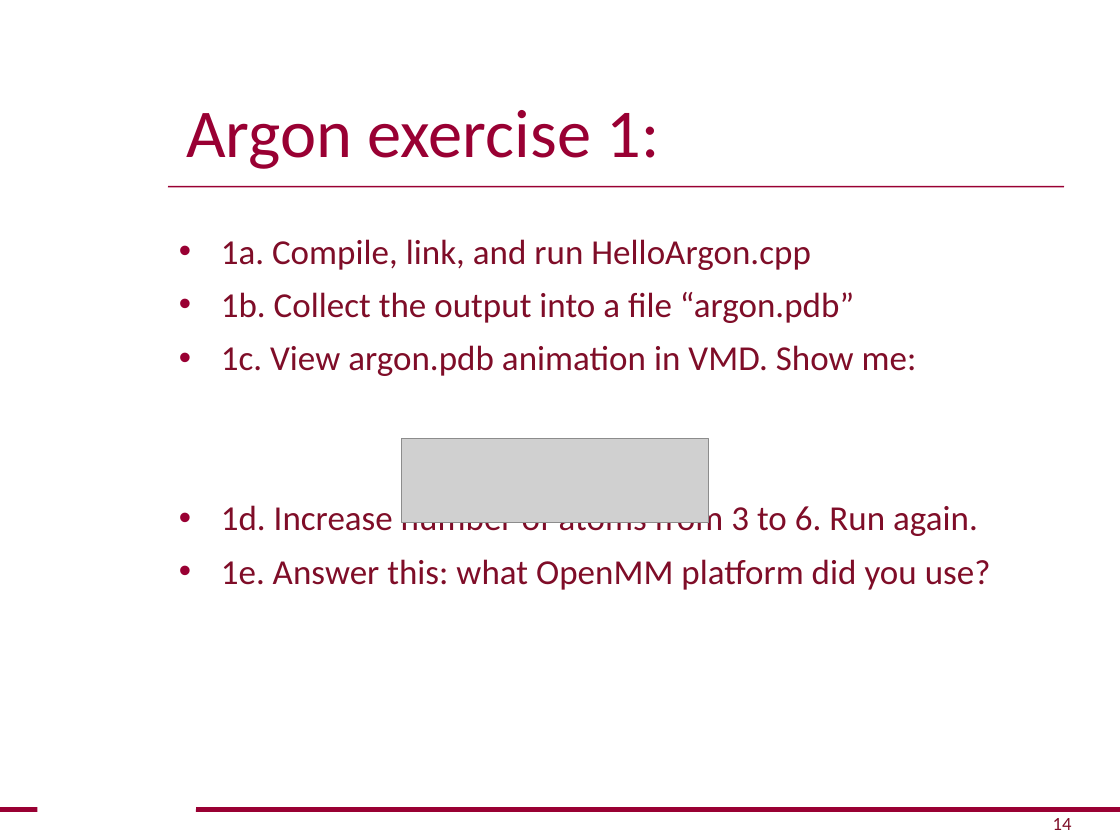
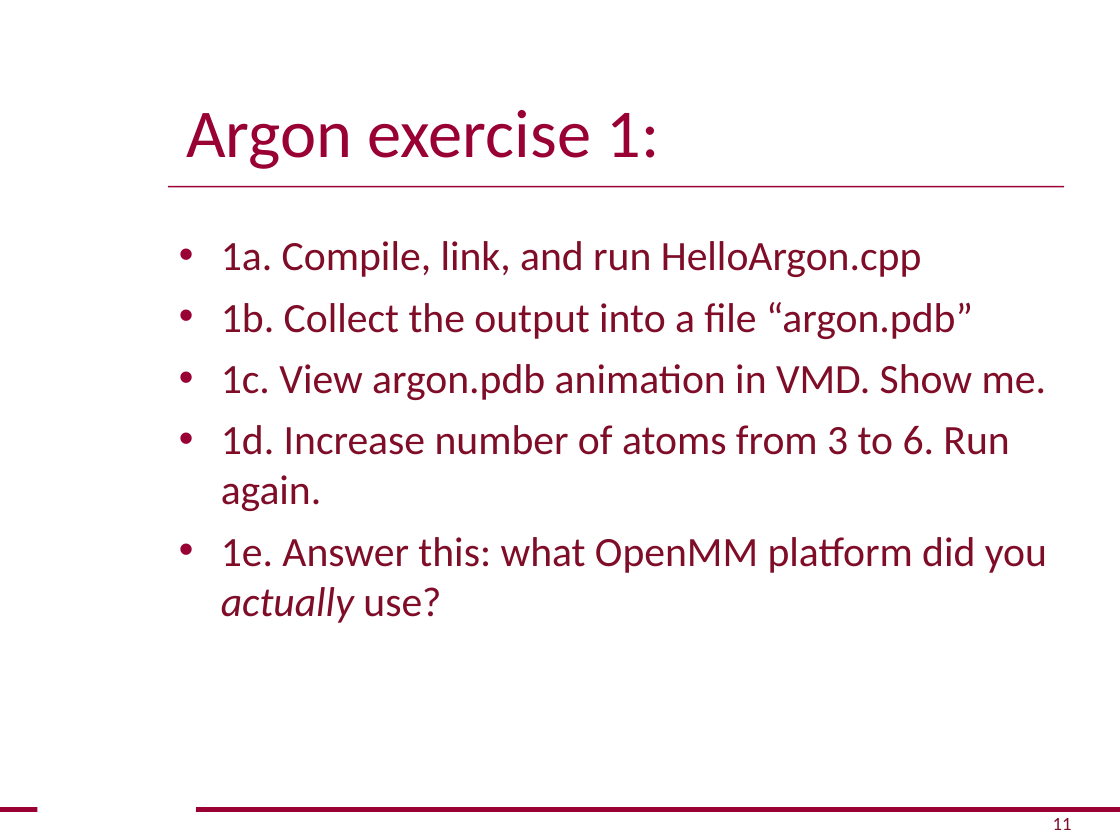
Before and after one commit to openmm/openmm, a slide deck: slide 11 of examples/HelloOpenMM.ppt (slide 14 before the commit). Drawn at 1120x840 pixels with LibreOffice and Linux fonts; fonts in the diff are those of the drawing; grey boxes stand for pictures; background and template pictures are left out. Boxes give left, top, right and bottom in pixels: in the first picture for what was removed or moved away, otherwise in the second. Text is boxed around its words. In the diff, an @@ line names an element or a change of style, - is before the commit and + after.

Commit message:
Polished the slide show for the examples.

```diff
--- a/examples/HelloOpenMM.ppt
+++ b/examples/HelloOpenMM.ppt
@@ text at bbox=[221, 241, 1009, 511]: size 22.5 to 26.8 pt in "1a. Compile, link, and run HelloArgon.cpp", "1b. Collect the output into a file ...", "1d. Increase number of atoms from 3 ..." @@
@@ text at bbox=[221, 364, 1046, 400]: text changed; size 22.5 to 26.8 pt @@
-• 1c. View argon.pdb animation in VMD. Show me:
+• 1c. View argon.pdb animation in VMD. Show me.
@@ picture removed at bbox=[401, 439, 708, 523] @@
@@ text at bbox=[221, 537, 1047, 623]: text changed; size 22.5 to 26.8 pt @@
-• 1e. Answer this: what OpenMM platform did you use?
+• 1e. Answer this: what OpenMM platform did you actually use?
@@ page number at bbox=[1053, 818, 1072, 830]: text changed @@
-14
+11
```
Also in this commit, not shown: 8 other slides changed, 6 slides added, 2 slides removed.
